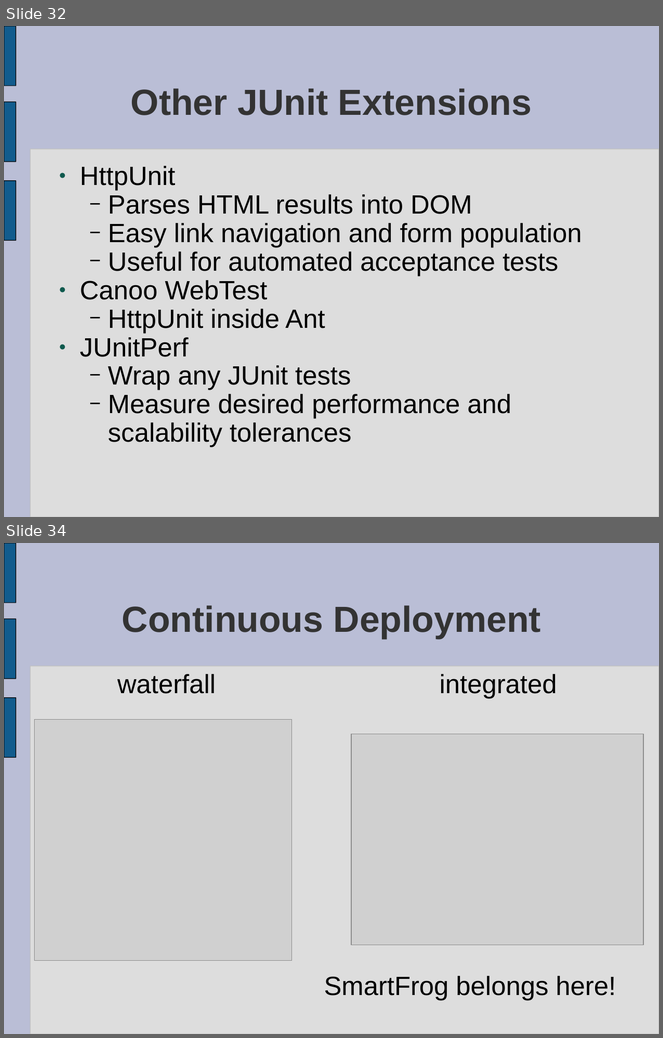
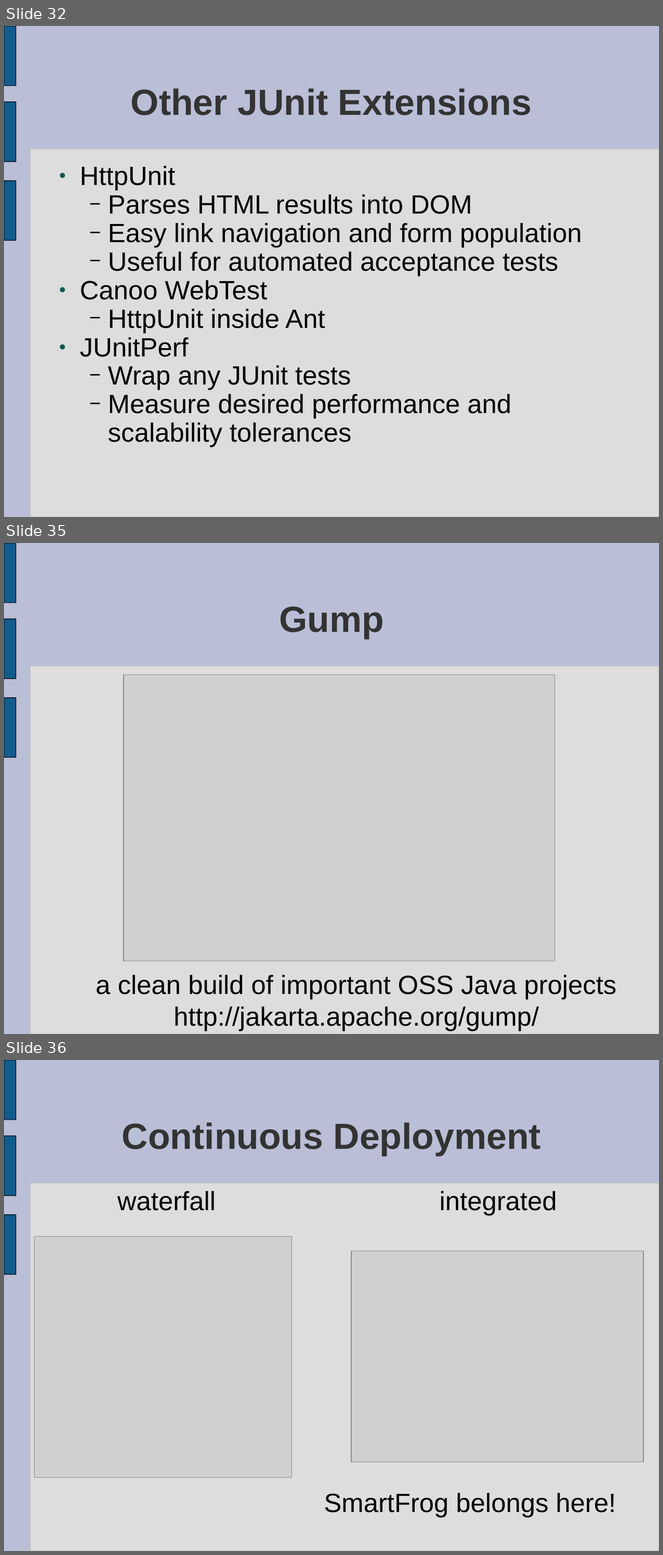
Before and after one commit to rhusar/smartfrog, a slide deck: core/testharness/docs/XP_and_junit.ppt. Shown one above the other, each under a label of ours: slides 32 and 34 before the commit, slides 32, 35 and 36 after it; the slides between them are not shown. The pictures are 663x1038 and 663x1555 pixels, drawn with LibreOffice and Linux fonts; fonts in the diff are those of the drawing; grey boxes stand for pictures. Boxes give left, top, right and bottom in pixels: in the first picture for what was removed or moved away, otherwise in the second. Text is boxed around its words. In the diff, an @@ line names an element or a change of style, - is before the commit and + after.

```diff
--- a/core/testharness/docs/XP_and_junit.ppt
+++ b/core/testharness/docs/XP_and_junit.ppt
@@ slide 35 added at [4, 543, 659, 1034], background #BABED6; not listed: 4 template elements that a slide beside it also shows @@
@@ title added at [279, 606, 384, 639], 44 pt, text #333333, bold @@
+Gump
@@ picture added at [124, 675, 555, 962] @@
@@ text added at [96, 975, 617, 1031], 32 pt, text #000000 @@
+a clean build of important OSS Java projects
+http://jakarta.apache.org/gump/
@@ what was slide 34 is now slide 36 @@
```
Also in this commit, not shown: 2 slides changed, 2 other slides added, 1 slide removed, 5 other files.
